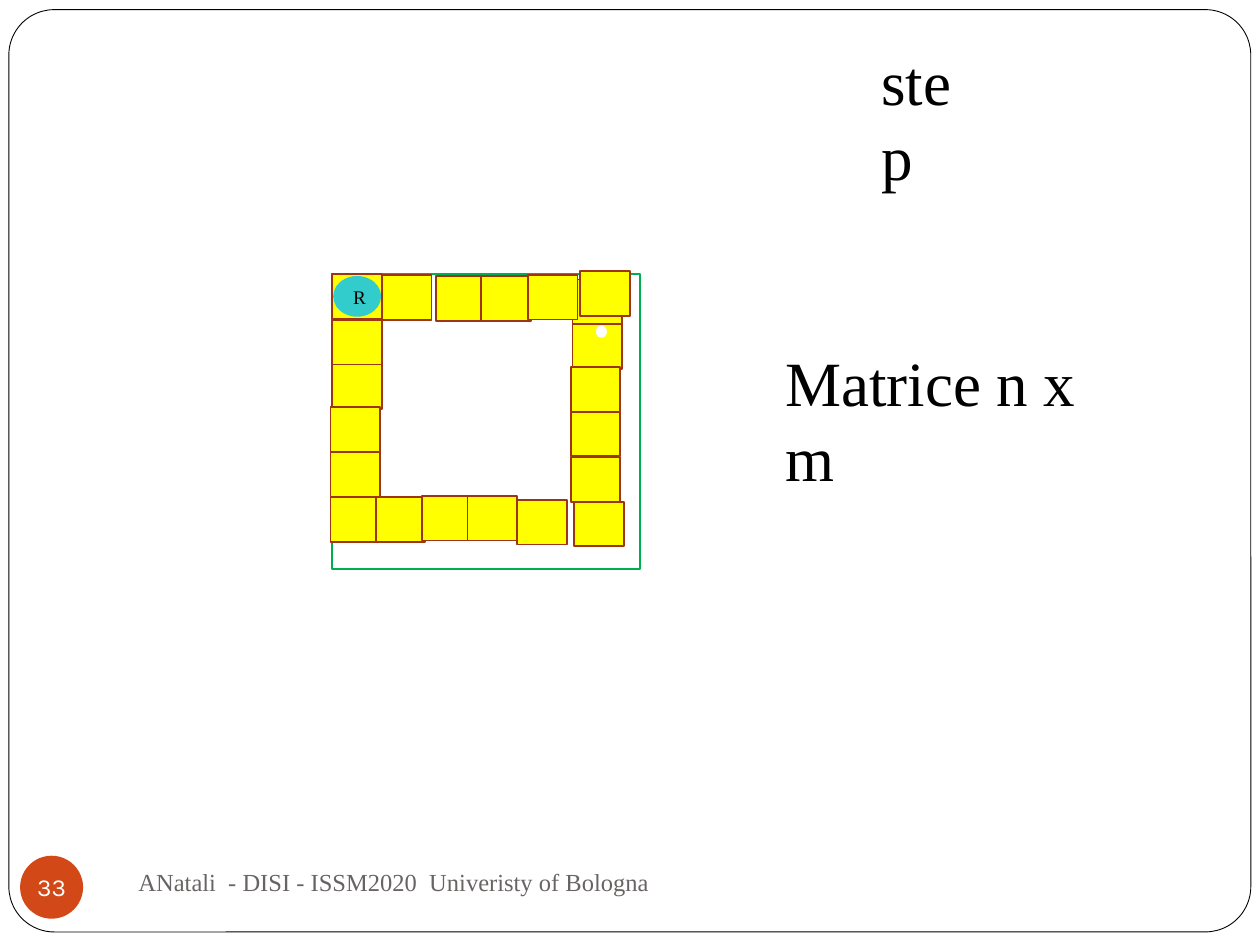
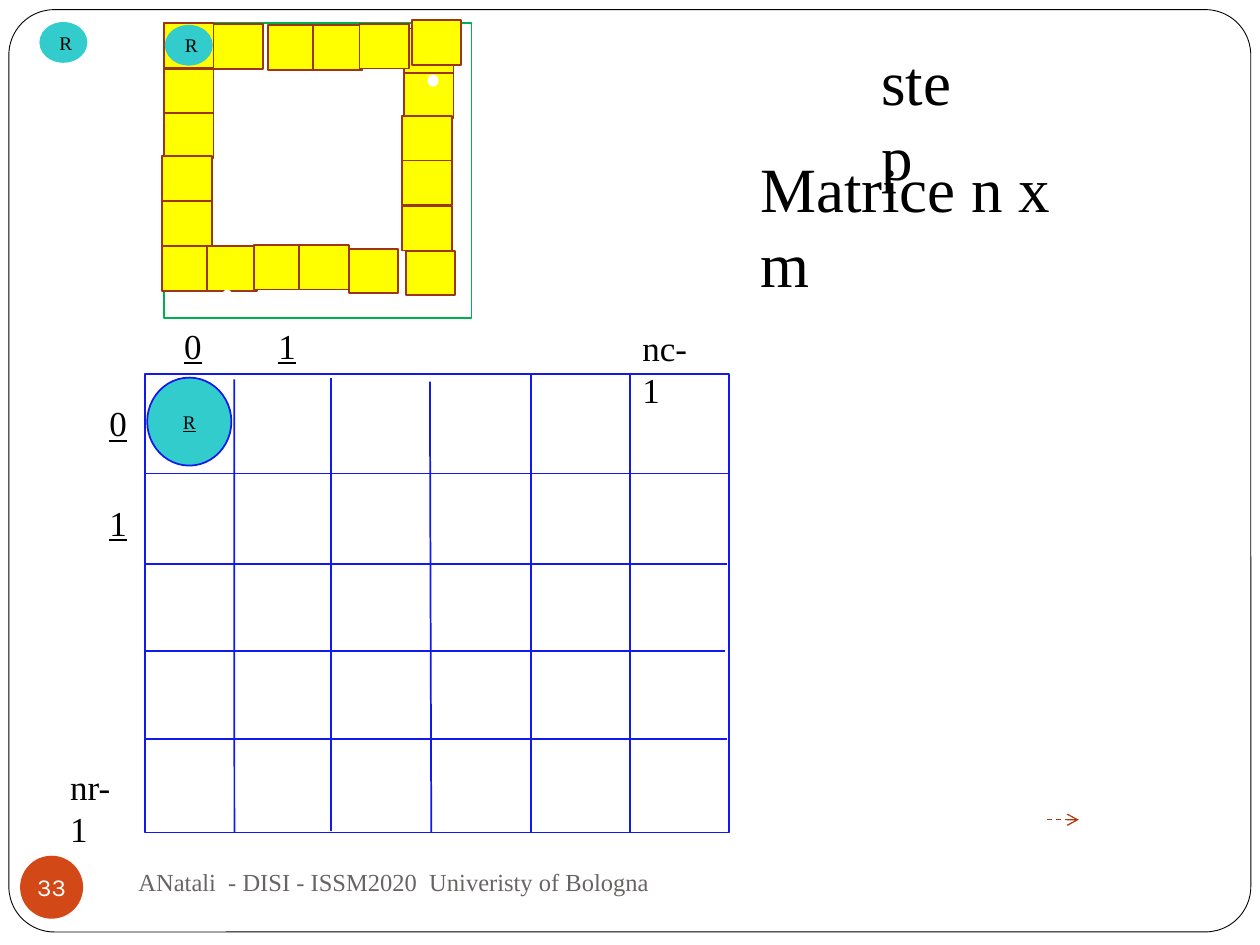
Before and after one commit to anatali/iss2020LabBo, a slide deck: slide 33 of it.unibo.issLabStart/userDocs/ISSM2020.pptx. Drawn at 1260x945 pixels with LibreOffice and Linux fonts; fonts in the diff are those of the drawing. Boxes give left, top, right and bottom in pixels: in the first picture for what was removed or moved away, otherwise in the second. Text is boxed around its words. In the diff, an @@ line names an element or a change of style, - is before the commit and + after.

```diff
--- a/it.unibo.issLabStart/userDocs/ISSM2020.pptx
+++ b/it.unibo.issLabStart/userDocs/ISSM2020.pptx
@@ ellipse added at (40, 23, 87, 62), fill #33CCCC, outline #33CCCC 1 pt, 11 pt, text #000000 @@
+R
@@ 17 rectangles, 4 ellipses: place and size @@
-17 rectangles, 4 ellipses at (333, 271, 640, 570)
+17 rectangles, 4 ellipses at (164, 20, 471, 318)
@@ text "Matrice n x m" rewrapped from (785, 364, 1076, 481) to (760, 163, 1051, 287) @@
@@ ellipse added at (223, 291, 232, 301), fill #FFFFFF, outline #FFFFFF 1 pt @@
@@ 5 rectangles, 1 ellipse: place and size @@
-5 rectangles, 1 ellipse at (330, 407, 611, 558)
+5 rectangles, 1 ellipse at (163, 156, 444, 306)
@@ text added at (184, 335, 202, 364), 20 pt, text #000000, underline @@
+0
@@ text added at (278, 336, 296, 364), 20 pt, text #000000, underline @@
+1
@@ text added at (642, 344, 687, 403), 20 pt, text #000000 @@
+nc-1
@@ rectangle added at (145, 374, 730, 833), fill #FFFFFF, outline #1318ED 1 pt @@
@@ ellipse added at (147, 378, 232, 466), fill #33CCCC, outline #1318ED 1 pt, 11 pt, text #000000, underline @@
+R
@@ line added from (234, 379) to (234, 833), #1318ED 1 pt @@
@@ line added from (331, 378) to (331, 830), #1318ED 1 pt @@
@@ line added from (430, 382) to (431, 833), #1318ED 1 pt @@
@@ line added from (530, 374) to (530, 833), #1318ED 1 pt @@
@@ line added from (630, 375) to (630, 833), #1318ED 1 pt @@
@@ rectangle added at (97, 396, 139, 451), outline #FFFFFF 0.75 pt, 20 pt, text #000000, underline @@
+0
@@ line added from (144, 474) to (730, 474), #1318ED 1 pt @@
@@ rectangle added at (97, 495, 139, 551), fill #FFFFFF, outline #FFFFFF 0.75 pt, 20 pt, text #000000, underline @@
+1
@@ line added from (146, 564) to (727, 564), #1318ED 1 pt @@
@@ line added from (144, 651) to (724, 651), #1318ED 1 pt @@
@@ line added from (146, 738) to (727, 738), #1318ED 1 pt @@
@@ text added at (70, 783, 110, 842), 20 pt, text #000000 @@
+nr-1
@@ arrow added from (1047, 820) to (1079, 820), #B1360B 0.75 pt dashed @@
```
Also in this commit, not shown: 1 other slide changed, 1 slide added, 23 other files.
